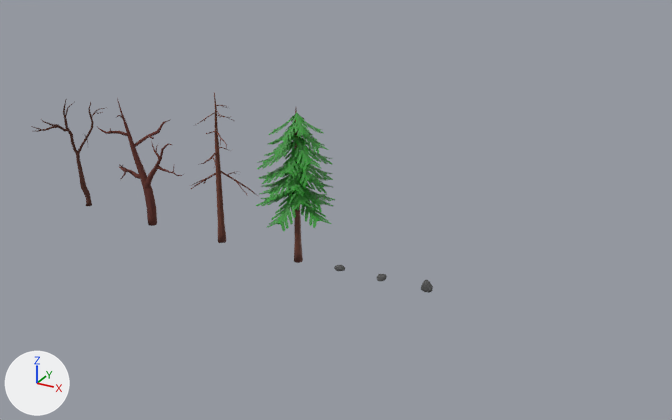
Before and after pictures for a commit that changed the Blender file Modelos/Blends/Vegetação.blend.
Both versions are drawn from a 50 mm lens placed at (46.7, -76.6, 45.0), pointed at (4.3, 0.4, 6.5). Lighting does not change. The marker at lower left points along +X, +Y and +Z.

In view in the first picture: 'Pedra1', 'Pedra2', 'Pedra3', 'arvore.comfolhas', 'arvore1', 'arvore2', 'arvore3'.
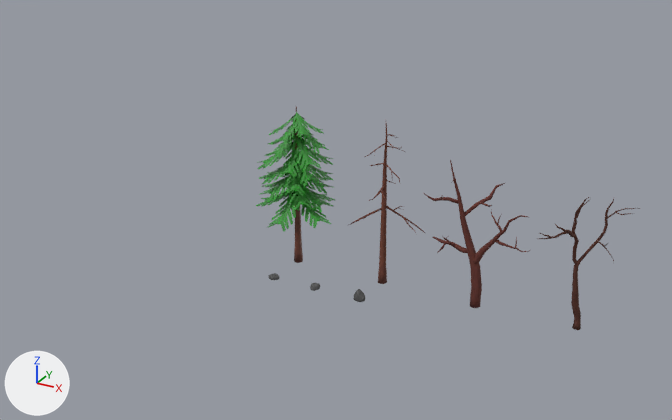
Commit message: vegetação correção

Pixel boxes (x1, y1, x2, y2) of what changed, in the pictures (672 x 420 px):
'arvore.comfolhas', moved
    before: (256, 109, 335, 263)
    after: (256, 107, 335, 263)
'arvore2', moved
    before: (98, 98, 184, 226)
    after: (423, 160, 531, 308)
'arvore1', moved
    before: (191, 92, 258, 243)
    after: (349, 123, 425, 284)
'arvore3', moved
    before: (31, 99, 104, 206)
    after: (538, 197, 640, 330)
'Pedra3', moved
    before: (421, 280, 433, 293)
    after: (353, 289, 365, 302)
'Pedra2', moved
    before: (377, 274, 387, 281)
    after: (310, 283, 320, 291)
'Pedra1', moved
    before: (334, 265, 345, 271)
    after: (269, 273, 279, 280)

What the commit changed:
me_cylinder_003 has 1370 vertices, 796 faces and spans x 5.7..15.0, y -5.0..4.2, z -0.2..17.2.
me_cylinder_003 is used by ob_arvore_comfolhas; location (-10.0, 0.0, 0.0).
me_cylinder_003 part 1: the whole mesh is moved by (-10.0, 0.0, 0.0).
me_cylinder_008 has 782 vertices, 812 faces and spans x -15.33..-4.88, y -2.08..3.64, z -0.29..14.65.
me_cylinder_008 is used by ob_arvore2; location (-10.0, 0.0, 0.0).
me_cylinder_008 part 2: the whole mesh is moved by (10.02, 0.0, 0.0).
me_cylinder_009 has 683 vertices, 676 faces and spans x -23.37..-15.65, y -4.17..1.11, z -0.03..13.91.
me_cylinder_009 is used by ob_arvore3; location (-10.0, 0.0, 0.0).
me_cylinder_009 part 3: the whole mesh is moved by (19.93, 0.0, 0.0).
Object 'arvore.comfolhas' (ob_arvore_comfolhas) moves from (-10.0, 0.0, 0.0) to (0.0, 0.0, 0.0).
Object 'arvore1' (ob_arvore1) moves from (-10.0, 0.0, 0.0) to (10.0, 0.0, 0.0).
Object 'arvore2' (ob_arvore2) moves from (-10.0, 0.0, 0.0) to (20.0, 0.0, 0.0).
Object 'arvore3' (ob_arvore3) moves from (-10.0, 0.0, 0.0) to (30.0, 0.0, 0.0).
Object 'Pedra1' (ob_pedra1) moves from (15.0, 0.0, 0.0) to (0.0, -5.0, 0.0).
Object 'Pedra2' (ob_pedra2) moves from (15.0, 0.0, 0.0) to (5.0, -5.0, 0.0).
Object 'Pedra3' (ob_pedra3) moves from (15.0, 0.0, 0.0) to (10.0, -5.0, 0.0).
